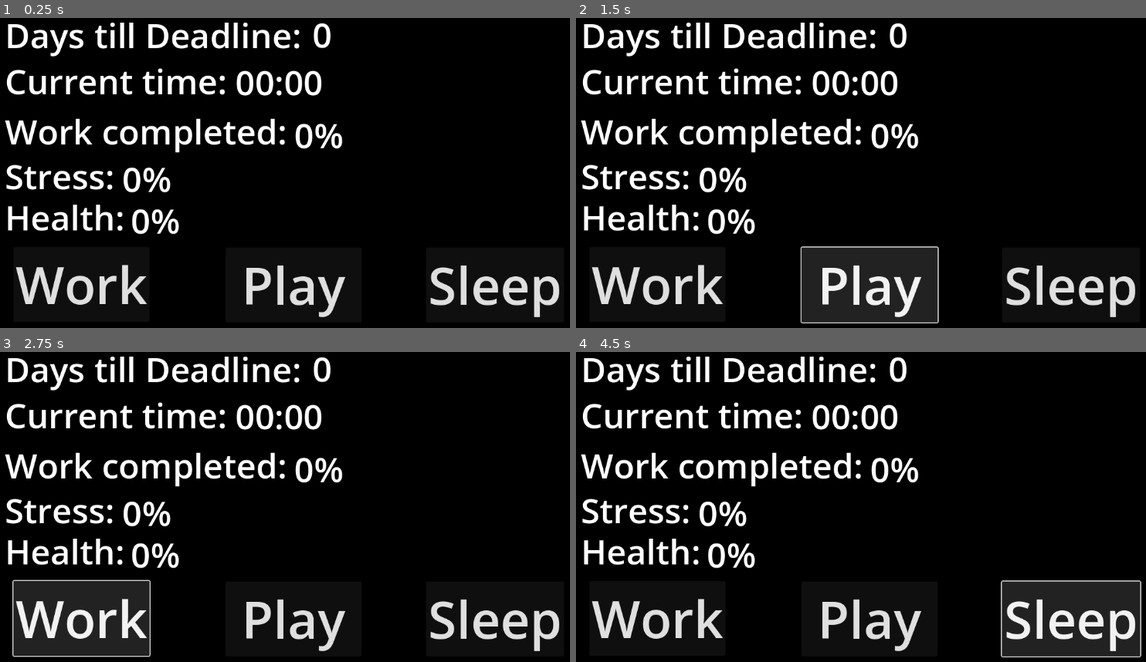
Above: before the commit, frames 1-4 (two rows, left to right).
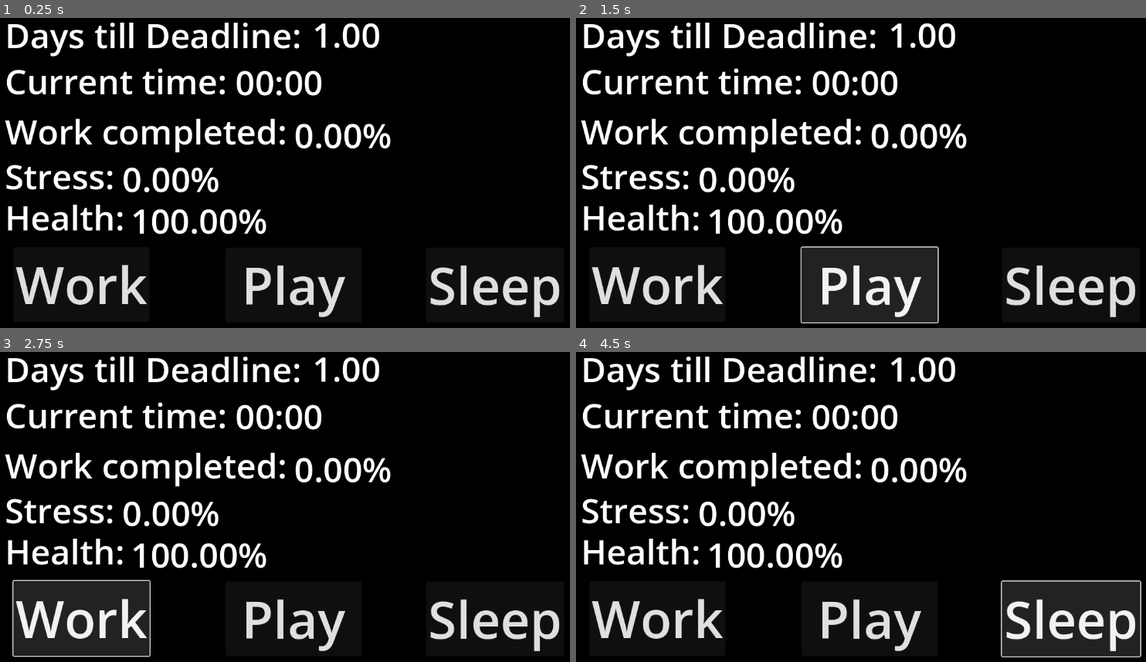
Above: after the commit, the same moments.

Repository: rschlegeTH/EPWS2526PritzkauSchlegel
Game: Godot game, scene res://main_scene.tscn
Two runs of this game, one before a commit and one after it. Both use one fixed random seed, a clock stepped at 60 frames per second and the inputs below.
Inputs:
- Up to frame 1 (0.25 s): no input
- Up to frame 2 (1.5 s): click "Play" at 0.5 s; click "Play" at 1.25 s
- Up to frame 3 (2.75 s): click "Work" at 2 s
- Up to frame 4 (4.5 s): click "Sleep" at 2.75 s; click "Work" at 3.5 s; click "Sleep" at 4.25 s

The runs differ from the first frame. In frame 1, 2.6% of the frame differs, in the area x 23-69%, y 1-70%; in frame 2, 2.6%; in frame 3, 2.6%; in frame 4, 2.6%.

Commit message:
variable lable Connection

Diff:
--- /dev/null
+++ b/Development/new-game-project/days.gd
@@ -0,0 +1,10 @@
+extends Label
+@onready var temp = %"Variablen-Manager"
+# Called when the node enters the scene tree for the first time.
+func _ready() -> void:
+	pass
+
+
+# Called every frame. 'delta' is the elapsed time since the previous frame.
+func _process(delta: float) -> void:
+	$".".text = str(temp.dead).pad_decimals(2)
--- /dev/null
+++ b/Development/new-game-project/health.gd
@@ -0,0 +1,10 @@
+extends Label
+@onready var temp = %"Variablen-Manager"
+# Called when the node enters the scene tree for the first time.
+func _ready() -> void:
+	pass
+
+
+# Called every frame. 'delta' is the elapsed time since the previous frame.
+func _process(delta: float) -> void:
+	$".".text = str(temp.gesundheit).pad_decimals(2) + "%"
--- a/Development/new-game-project/main_scene.tscn
+++ b/Development/new-game-project/main_scene.tscn
@@ -1,6 +1,16 @@
-[gd_scene format=3 uid="uid://dmq5qw7b8ovi1"]
+[gd_scene load_steps=7 format=3 uid="uid://dmq5qw7b8ovi1"]
+
+[ext_resource type="Script" uid="uid://5f8rgbug8fqr" path="res://days.gd" id="1_8mm7a"]
+[ext_resource type="PackedScene" uid="uid://001sx3h20shs" path="res://variablen_manager.tscn" id="1_hq1ik"]
+[ext_resource type="Script" uid="uid://cm85b04uqbmju" path="res://time.gd" id="2_hq1ik"]
+[ext_resource type="Script" uid="uid://bq1yvqe1hlial" path="res://work.gd" id="3_nfk4m"]
+[ext_resource type="Script" uid="uid://d1bbtegsmion8" path="res://stress.gd" id="4_66tet"]
+[ext_resource type="Script" uid="uid://d24isyeimle14" path="res://health.gd" id="5_7ycvg"]
 
 [node name="main_scene" type="Node2D"]
+
+[node name="Variablen-Manager" parent="." instance=ExtResource("1_hq1ik")]
+unique_name_in_owner = true
 
 [node name="Camera2D" type="Camera2D" parent="."]
 
@@ -48,6 +58,7 @@
 offset_bottom = 87.0
 theme_override_font_sizes/font_size = 64
 text = "0"
+script = ExtResource("1_8mm7a")
 
 [node name="current time" type="Label" parent="Lables"]
 offset_left = -551.0
@@ -65,6 +76,7 @@
 offset_bottom = 90.0
 theme_override_font_sizes/font_size = 64
 text = "00:00"
+script = ExtResource("2_hq1ik")
 
 [node name="Work completed" type="Label" parent="Lables"]
 offset_left = -551.0
@@ -82,6 +94,7 @@
 offset_bottom = 95.0
 theme_override_font_sizes/font_size = 64
 text = "0%"
+script = ExtResource("3_nfk4m")
 
 [node name="Stress level" type="Label" parent="Lables"]
 offset_left = -551.0
@@ -99,6 +112,7 @@
 offset_bottom = 93.0
 theme_override_font_sizes/font_size = 64
 text = "0%"
+script = ExtResource("4_66tet")
 
 [node name="Health level" type="Label" parent="Lables"]
 offset_left = -551.0
@@ -116,3 +130,4 @@
 offset_bottom = 94.0
 theme_override_font_sizes/font_size = 64
 text = "0%"
+script = ExtResource("5_7ycvg")
--- /dev/null
+++ b/Development/new-game-project/stress.gd
@@ -0,0 +1,10 @@
+extends Label
+@onready var temp = %"Variablen-Manager"
+# Called when the node enters the scene tree for the first time.
+func _ready() -> void:
+	pass
+
+
+# Called every frame. 'delta' is the elapsed time since the previous frame.
+func _process(delta: float) -> void:
+	$".".text = str(temp.stress).pad_decimals(2) + "%"
--- /dev/null
+++ b/Development/new-game-project/time.gd
@@ -0,0 +1,11 @@
+extends Label
+
+
+# Called when the node enters the scene tree for the first time.
+func _ready() -> void:
+	pass # Replace with function body.
+
+
+# Called every frame. 'delta' is the elapsed time since the previous frame.
+func _process(delta: float) -> void:
+	pass
--- /dev/null
+++ b/Development/new-game-project/work.gd
@@ -0,0 +1,10 @@
+extends Label
+@onready var temp = %"Variablen-Manager"
+# Called when the node enters the scene tree for the first time.
+func _ready() -> void:
+	pass
+
+
+# Called every frame. 'delta' is the elapsed time since the previous frame.
+func _process(delta: float) -> void:
+	$".".text = str(temp.completion).pad_decimals(2) + "%"
Not shown, added: Development/new-game-project/days.gd.uid
Not shown, added: Development/new-game-project/health.gd.uid
Not shown, added: Development/new-game-project/stress.gd.uid
Not shown, added: Development/new-game-project/time.gd.uid
Not shown, added: Development/new-game-project/work.gd.uid
